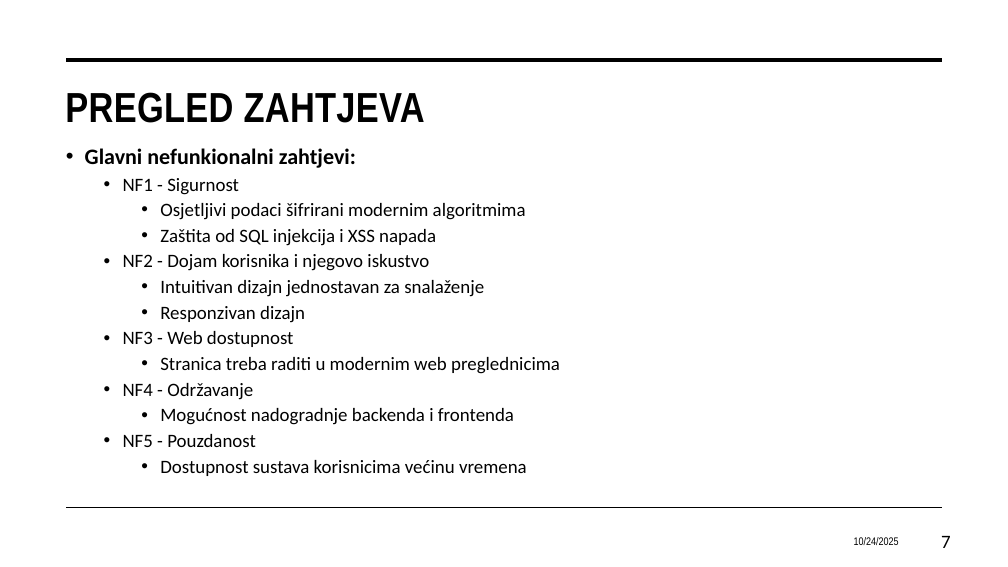
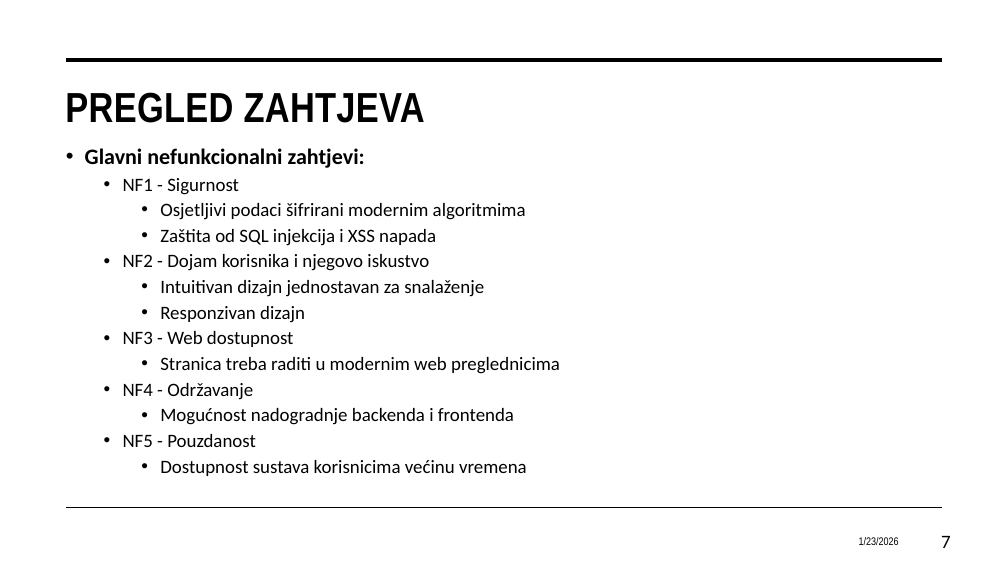
Before and after one commit to Nikolaaa777/Progi---13.4---PawPal, a slide deck: slide 7 of PawPal.pptx. Drawn at 1008x567 pixels with LibreOffice and Linux fonts; fonts in the diff are those of the drawing. Boxes give left, top, right and bottom in pixels: in the first picture for what was removed or moved away, otherwise in the second. Text is boxed around its words. In the diff, an @@ line names an element or a change of style, - is before the commit and + after.

```diff
--- a/PawPal.pptx
+++ b/PawPal.pptx
@@ text at bbox=[85, 148, 365, 168]: text changed @@
-• Glavni nefunkionalni zahtjevi:
+• Glavni nefunkcionalni zahtjevi:
@@ text at bbox=[859, 537, 899, 545]: text changed @@
-10/24/2025
+1/23/2026
```
Also in this commit, not shown: 6 other slides changed, 5 slides added, 1 slide removed.
